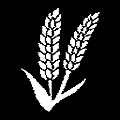
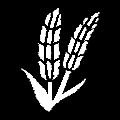
Layered file, before and after one edit (120 × 120). Changes by layer:
painted on "Layer 1 copy 2" over 39, 14, 97, 101
